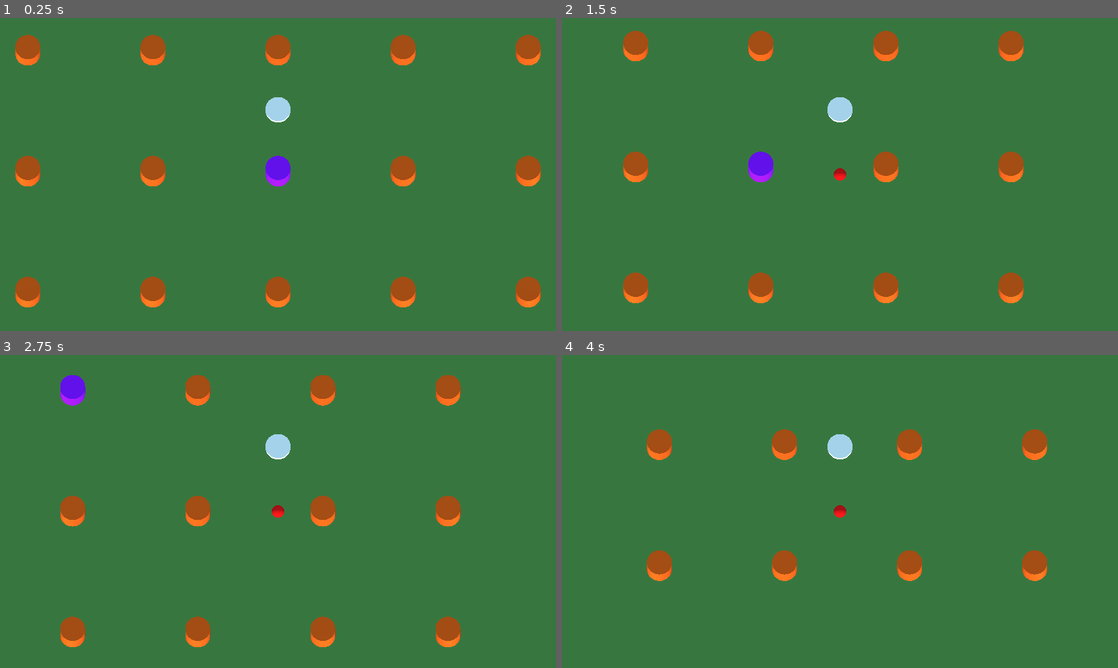
Above: before the commit, frames 1-4 (two rows, left to right).
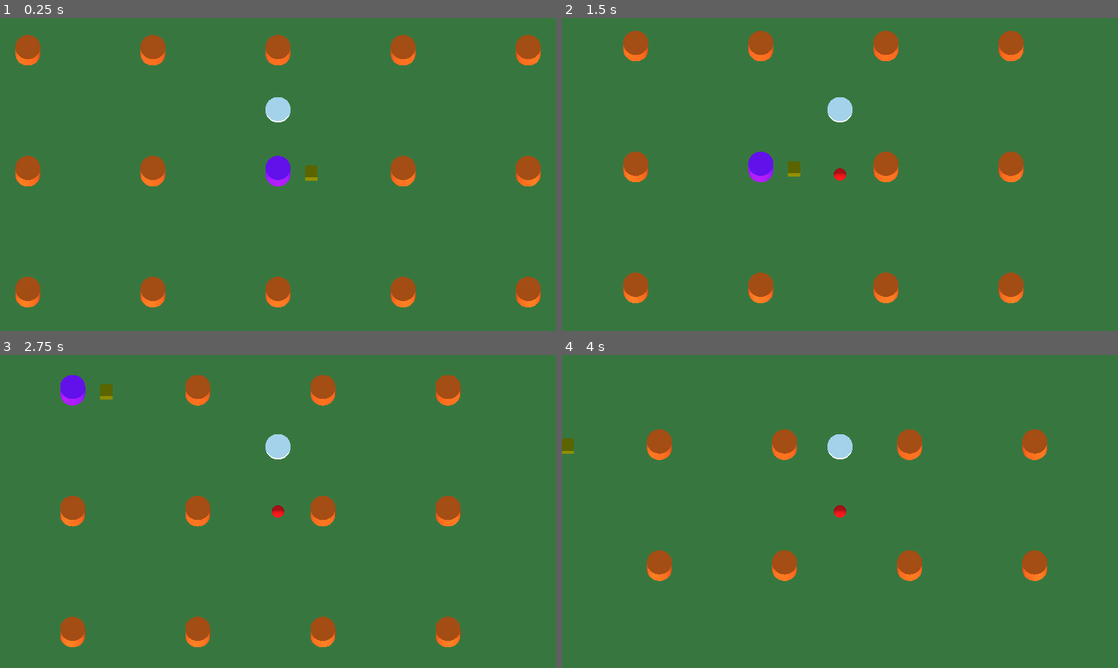
Above: after the commit, the same moments.

Repository: elpollomaniaco/ufo
Game: Godot game, scene res://Level/Level.tscn
Two runs of this game, one before a commit and one after it. Both use one fixed random seed, a clock stepped at 60 frames per second and the inputs below.
Inputs:
- Up to frame 1 (0.25 s): no input
- Up to frame 2 (1.5 s): tap Enter at 0.5 s; hold D (player_move_right) 0.53-1.28 s; tap Space (player_tractor_beam) at 0.6, 1.35 s; hold S (player_move_down) from 1.28 s (still down)
- Up to frame 3 (2.75 s): release S (player_move_down) at 2.03 s; hold D (player_move_right) from 2.03 s (still down); tap Space (player_tractor_beam) at 2.1 s
- Up to frame 4 (4 s): release D (player_move_right) at 2.78 s; hold W (player_move_up) 2.78-3.53 s; tap Space (player_tractor_beam) at 2.85, 3.6 s; hold A (player_move_left) from 3.53 s (still down)

The runs differ from the first frame. In frame 1, 0.1% of the frame differs, in the area x 54-58%, y 47-52%; in frame 2, 0.1%; in frame 3, 0.1%; in frame 4, 0.1%.

Commit message:
Add second collectible with different points value to test level.

Diff:
--- a/Level/Level.tscn
+++ b/Level/Level.tscn
@@ -453,3 +453,7 @@
 [node name="Collectibles" type="Spatial" parent="."]
 
 [node name="Gold" parent="Collectibles" instance=ExtResource( 2 )]
+
+[node name="Gold2" parent="Collectibles" instance=ExtResource( 2 )]
+transform = Transform( 1, 0, 0, 0, 1, 0, 0, 0, 1, 2.67318, 0, 0 )
+points = 50
